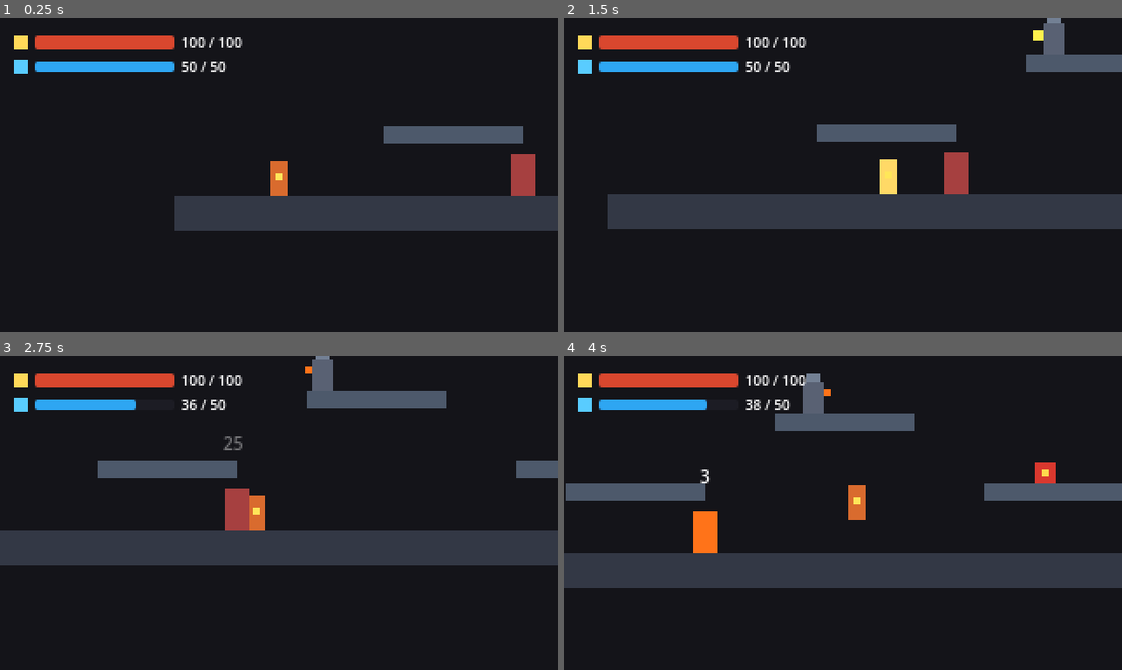
Above: before the commit, frames 1-4 (two rows, left to right).
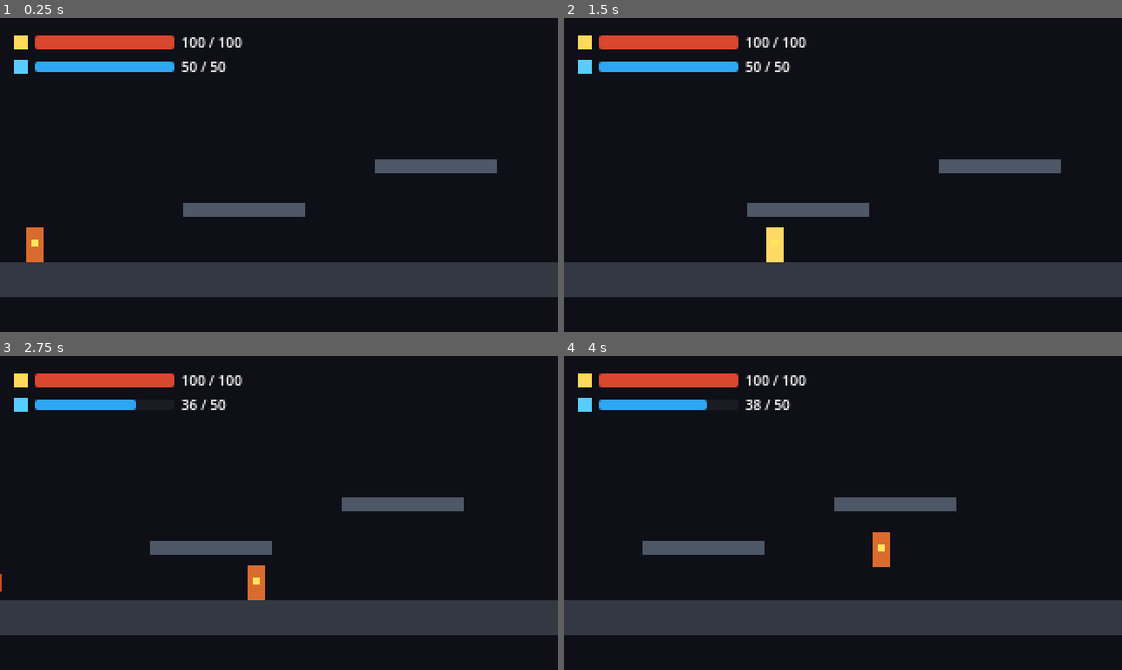
Above: after the commit, the same moments.

Repository: ParjanyaReddy/TheLastWick
Game: Godot game, scene res://scenes/systems/level_builder.tscn
Two runs of this game, one before a commit and one after it. Both use one fixed random seed, a clock stepped at 60 frames per second and the inputs below. Before the commit the project starts from res://scenes/test/test_level.tscn.
Inputs:
- Up to frame 1 (0.25 s): no input
- Up to frame 2 (1.5 s): tap Enter at 0.5 s; hold D (move_right) from 0.53 s (still down); tap J (attack) at 0.6 s; tap Space (jump) at 0.77 s; tap Shift (dash) at 1.35 s
- Up to frame 3 (2.75 s): tap Space (jump) at 1.52 s; release D (move_right) at 2.03 s; hold A (move_left) from 2.03 s (still down); tap K (spell) at 2.1 s
- Up to frame 4 (4 s): release A (move_left) at 2.78 s; hold D (move_right) from 2.78 s (still down); tap R at 2.85 s; tap Space (jump) at 3.02, 3.77 s; tap J (attack) at 3.6 s

The runs differ from the first frame. In frame 1, 22% of the frame differs, in the area x 0-100%, y 34-89%; in frame 2, 26%; in frame 3, 28%; in frame 4, 30%, in the area x 0-100%, y 5-89%.

Commit message:
M5: Chunks, Pickups, and Procedural Level Builder

Diff:
--- a/project.godot
+++ b/project.godot
@@ -11,7 +11,7 @@
 [application]
 
 config/name="The Last Wick"
-run/main_scene="res://scenes/test/test_level.tscn"
+run/main_scene="res://scenes/systems/level_builder.tscn"
 config/features=PackedStringArray("4.7", "GL Compatibility")
 
 [autoload]
--- /dev/null
+++ b/scenes/chunks/depth1/chunk_combat_1.tscn
@@ -0,0 +1,107 @@
+[gd_scene format=3]
+
+[ext_resource type="Script" path="res://scripts/systems/chunk.gd" id="1_chunk"]
+
+[sub_resource type="RectangleShape2D" id="RectangleShape2D_det"]
+size = Vector2(20, 140)
+
+[sub_resource type="RectangleShape2D" id="RectangleShape2D_floor"]
+size = Vector2(440, 20)
+
+[sub_resource type="RectangleShape2D" id="RectangleShape2D_plat"]
+size = Vector2(90, 8)
+
+[sub_resource type="RectangleShape2D" id="RectangleShape2D_gate"]
+size = Vector2(12, 60)
+
+[node name="ChunkCombat1" type="Node2D"]
+script = ExtResource("1_chunk")
+is_combat_chunk = true
+
+[node name="Entry" type="Marker2D" parent="."]
+position = Vector2(0, 140)
+
+[node name="Exit" type="Marker2D" parent="."]
+position = Vector2(440, 140)
+
+[node name="Bounds" type="Node2D" parent="."]
+
+[node name="TopLeft" type="Marker2D" parent="Bounds"]
+position = Vector2(0, -40)
+
+[node name="BottomRight" type="Marker2D" parent="Bounds"]
+position = Vector2(440, 180)
+
+[node name="PlayerDetector" type="Area2D" parent="."]
+collision_layer = 0
+collision_mask = 2
+
+[node name="CollisionShape2D" type="CollisionShape2D" parent="PlayerDetector"]
+position = Vector2(25, 90)
+shape = SubResource("RectangleShape2D_det")
+
+[node name="Floor" type="StaticBody2D" parent="."]
+position = Vector2(220, 150)
+collision_layer = 1
+collision_mask = 0
+
+[node name="CollisionShape2D" type="CollisionShape2D" parent="Floor"]
+shape = SubResource("RectangleShape2D_floor")
+
+[node name="ColorRect" type="ColorRect" parent="Floor"]
+offset_left = -220.0
+offset_top = -10.0
+offset_right = 220.0
+offset_bottom = 10.0
+color = Color(0.2, 0.22, 0.26, 1)
+
+[node name="Platform1" type="StaticBody2D" parent="."]
+position = Vector2(220, 95)
+collision_layer = 1
+collision_mask = 0
+
+[node name="CollisionShape2D" type="CollisionShape2D" parent="Platform1"]
+shape = SubResource("RectangleShape2D_plat")
+
+[node name="ColorRect" type="ColorRect" parent="Platform1"]
+offset_left = -45.0
+offset_top = -4.0
+offset_right = 45.0
+offset_bottom = 4.0
+color = Color(0.3, 0.34, 0.4, 1)
+
+[node name="LockedGate" type="StaticBody2D" parent="."]
+position = Vector2(425, 115)
+collision_layer = 1
+collision_mask = 2
+
+[node name="CollisionShape2D" type="CollisionShape2D" parent="LockedGate"]
+shape = SubResource("RectangleShape2D_gate")
+
+[node name="BarrierVisual" type="ColorRect" parent="LockedGate"]
+offset_left = -6.0
+offset_top = -30.0
+offset_right = 6.0
+offset_bottom = 30.0
+color = Color(0.9, 0.3, 0.2, 0.85)
+
+[node name="RewardSpawn" type="Marker2D" parent="."]
+position = Vector2(220, 130)
+
+[node name="Waves" type="Node2D" parent="."]
+
+[node name="Wave1" type="Node2D" parent="Waves"]
+
+[node name="EnemySpawn1" type="Marker2D" parent="Waves/Wave1"]
+position = Vector2(160, 134)
+
+[node name="EnemySpawn2" type="Marker2D" parent="Waves/Wave1"]
+position = Vector2(300, 134)
+
+[node name="Wave2" type="Node2D" parent="Waves"]
+
+[node name="EnemySpawn1" type="Marker2D" parent="Waves/Wave2"]
+position = Vector2(140, 134)
+
+[node name="SniperSpawn" type="Marker2D" parent="Waves/Wave2" groups=["sniper"]]
+position = Vector2(220, 80)
--- /dev/null
+++ b/scenes/chunks/depth1/chunk_intro.tscn
@@ -0,0 +1,94 @@
+[gd_scene format=3]
+
+[ext_resource type="Script" path="res://scripts/systems/chunk.gd" id="1_chunk"]
+
+[sub_resource type="RectangleShape2D" id="RectangleShape2D_det"]
+size = Vector2(20, 140)
+
+[sub_resource type="RectangleShape2D" id="RectangleShape2D_floor"]
+size = Vector2(380, 20)
+
+[sub_resource type="RectangleShape2D" id="RectangleShape2D_plat"]
+size = Vector2(70, 8)
+
+[node name="ChunkIntro" type="Node2D"]
+script = ExtResource("1_chunk")
+
+[node name="Entry" type="Marker2D" parent="."]
+position = Vector2(0, 140)
+
+[node name="Exit" type="Marker2D" parent="."]
+position = Vector2(380, 140)
+
+[node name="Bounds" type="Node2D" parent="."]
+
+[node name="TopLeft" type="Marker2D" parent="Bounds"]
+position = Vector2(0, -40)
+
+[node name="BottomRight" type="Marker2D" parent="Bounds"]
+position = Vector2(380, 180)
+
+[node name="PlayerDetector" type="Area2D" parent="."]
+collision_layer = 0
+collision_mask = 2
+
+[node name="CollisionShape2D" type="CollisionShape2D" parent="PlayerDetector"]
+position = Vector2(20, 90)
+shape = SubResource("RectangleShape2D_det")
+
+[node name="Floor" type="StaticBody2D" parent="."]
+position = Vector2(190, 150)
+collision_layer = 1
+collision_mask = 0
+
+[node name="CollisionShape2D" type="CollisionShape2D" parent="Floor"]
+shape = SubResource("RectangleShape2D_floor")
+
+[node name="ColorRect" type="ColorRect" parent="Floor"]
+offset_left = -190.0
+offset_top = -10.0
+offset_right = 190.0
+offset_bottom = 10.0
+color = Color(0.2, 0.22, 0.26, 1)
+
+[node name="Platform1" type="StaticBody2D" parent="."]
+position = Vector2(140, 110)
+collision_layer = 1
+collision_mask = 0
+
+[node name="CollisionShape2D" type="CollisionShape2D" parent="Platform1"]
+shape = SubResource("RectangleShape2D_plat")
+
+[node name="ColorRect" type="ColorRect" parent="Platform1"]
+offset_left = -35.0
+offset_top = -4.0
+offset_right = 35.0
+offset_bottom = 4.0
+color = Color(0.3, 0.34, 0.4, 1)
+
+[node name="Platform2" type="StaticBody2D" parent="."]
+position = Vector2(250, 85)
+collision_layer = 1
+collision_mask = 0
+
+[node name="CollisionShape2D" type="CollisionShape2D" parent="Platform2"]
+shape = SubResource("RectangleShape2D_plat")
+
+[node name="ColorRect" type="ColorRect" parent="Platform2"]
+offset_left = -35.0
+offset_top = -4.0
+offset_right = 35.0
+offset_bottom = 4.0
+color = Color(0.3, 0.34, 0.4, 1)
+
+[node name="LockedGate" type="StaticBody2D" parent="."]
+visible = false
+
+[node name="RewardSpawn" type="Marker2D" parent="."]
+position = Vector2(190, 130)
+
+[node name="Waves" type="Node2D" parent="."]
+
+[node name="Wave1" type="Node2D" parent="Waves"]
+
+[node name="Wave2" type="Node2D" parent="Waves"]
--- /dev/null
+++ b/scenes/chunks/depth1/chunk_platforming_1.tscn
@@ -0,0 +1,115 @@
+[gd_scene format=3]
+
+[ext_resource type="Script" path="res://scripts/systems/chunk.gd" id="1_chunk"]
+[ext_resource type="PackedScene" path="res://scenes/pickups/wax_pickup.tscn" id="2_wax_scene"]
+
+[sub_resource type="RectangleShape2D" id="RectangleShape2D_det"]
+size = Vector2(20, 140)
+
+[sub_resource type="RectangleShape2D" id="RectangleShape2D_floor_l"]
+size = Vector2(140, 20)
+
+[sub_resource type="RectangleShape2D" id="RectangleShape2D_floor_r"]
+size = Vector2(140, 20)
+
+[sub_resource type="RectangleShape2D" id="RectangleShape2D_stone"]
+size = Vector2(40, 8)
+
+[node name="ChunkPlatforming1" type="Node2D"]
+script = ExtResource("1_chunk")
+
+[node name="Entry" type="Marker2D" parent="."]
+position = Vector2(0, 140)
+
+[node name="Exit" type="Marker2D" parent="."]
+position = Vector2(400, 140)
+
+[node name="Bounds" type="Node2D" parent="."]
+
+[node name="TopLeft" type="Marker2D" parent="Bounds"]
+position = Vector2(0, -40)
+
+[node name="BottomRight" type="Marker2D" parent="Bounds"]
+position = Vector2(400, 180)
+
+[node name="PlayerDetector" type="Area2D" parent="."]
+collision_layer = 0
+collision_mask = 2
+
+[node name="CollisionShape2D" type="CollisionShape2D" parent="PlayerDetector"]
+position = Vector2(25, 90)
+shape = SubResource("RectangleShape2D_det")
+
+[node name="FloorLeft" type="StaticBody2D" parent="."]
+position = Vector2(70, 150)
+collision_layer = 1
+collision_mask = 0
+
+[node name="CollisionShape2D" type="CollisionShape2D" parent="FloorLeft"]
+shape = SubResource("RectangleShape2D_floor_l")
+
+[node name="ColorRect" type="ColorRect" parent="FloorLeft"]
+offset_left = -70.0
+offset_top = -10.0
+offset_right = 70.0
+offset_bottom = 10.0
+color = Color(0.2, 0.22, 0.26, 1)
+
+[node name="SteppingStone1" type="StaticBody2D" parent="."]
+position = Vector2(175, 115)
+collision_layer = 1
+collision_mask = 0
+
+[node name="CollisionShape2D" type="CollisionShape2D" parent="SteppingStone1"]
+shape = SubResource("RectangleShape2D_stone")
+
+[node name="ColorRect" type="ColorRect" parent="SteppingStone1"]
+offset_left = -20.0
+offset_top = -4.0
+offset_right = 20.0
+offset_bottom = 4.0
+color = Color(0.3, 0.34, 0.4, 1)
+
+[node name="SteppingStone2" type="StaticBody2D" parent="."]
+position = Vector2(225, 85)
+collision_layer = 1
+collision_mask = 0
+
+[node name="CollisionShape2D" type="CollisionShape2D" parent="SteppingStone2"]
+shape = SubResource("RectangleShape2D_stone")
+
+[node name="ColorRect" type="ColorRect" parent="SteppingStone2"]
+offset_left = -20.0
+offset_top = -4.0
+offset_right = 20.0
+offset_bottom = 4.0
+color = Color(0.3, 0.34, 0.4, 1)
+
+[node name="FloorRight" type="StaticBody2D" parent="."]
+position = Vector2(330, 150)
+collision_layer = 1
+collision_mask = 0
+
+[node name="CollisionShape2D" type="CollisionShape2D" parent="FloorRight"]
+shape = SubResource("RectangleShape2D_floor_r")
+
+[node name="ColorRect" type="ColorRect" parent="FloorRight"]
+offset_left = -70.0
+offset_top = -10.0
+offset_right = 70.0
+offset_bottom = 10.0
+color = Color(0.2, 0.22, 0.26, 1)
+
+[node name="LockedGate" type="StaticBody2D" parent="."]
+visible = false
+
+[node name="RewardSpawn" type="Marker2D" parent="."]
+
+[node name="WaxPickup" parent="." instance=ExtResource("2_wax_scene")]
+position = Vector2(225, 65)
+
+[node name="Waves" type="Node2D" parent="."]
+
+[node name="Wave1" type="Node2D" parent="Waves"]
+
+[node name="Wave2" type="Node2D" parent="Waves"]
--- /dev/null
+++ b/scenes/pickups/heart_wick_pickup.tscn
@@ -0,0 +1,30 @@
+[gd_scene format=3]
+
+[ext_resource type="Script" path="res://scripts/pickups/heart_wick_pickup.gd" id="1_heart"]
+
+[sub_resource type="CircleShape2D" id="CircleShape2D_pickup"]
+radius = 8.0
+
+[node name="HeartWickPickup" type="Area2D"]
+collision_layer = 32
+collision_mask = 2
+script = ExtResource("1_heart")
+
+[node name="CollisionShape2D" type="CollisionShape2D" parent="."]
+shape = SubResource("CircleShape2D_pickup")
+
+[node name="Visuals" type="Node2D" parent="."]
+
+[node name="FlameHeart" type="ColorRect" parent="Visuals"]
+offset_left = -4.0
+offset_top = -5.0
+offset_right = 4.0
+offset_bottom = 5.0
+color = Color(0.95, 0.25, 0.25, 0.95)
+
+[node name="Core" type="ColorRect" parent="Visuals"]
+offset_left = -2.0
+offset_top = -3.0
+offset_right = 2.0
+offset_bottom = 3.0
+color = Color(1, 0.85, 0.4, 1)
--- /dev/null
+++ b/scenes/pickups/wax_pickup.tscn
@@ -0,0 +1,30 @@
+[gd_scene format=3]
+
+[ext_resource type="Script" path="res://scripts/pickups/wax_pickup.gd" id="1_wax"]
+
+[sub_resource type="CircleShape2D" id="CircleShape2D_pickup"]
+radius = 8.0
+
+[node name="WaxPickup" type="Area2D"]
+collision_layer = 32
+collision_mask = 2
+script = ExtResource("1_wax")
+
+[node name="CollisionShape2D" type="CollisionShape2D" parent="."]
+shape = SubResource("CircleShape2D_pickup")
+
+[node name="Visuals" type="Node2D" parent="."]
+
+[node name="Glow" type="ColorRect" parent="Visuals"]
+offset_left = -4.0
+offset_top = -5.0
+offset_right = 4.0
+offset_bottom = 5.0
+color = Color(1, 0.85, 0.25, 0.9)
+
+[node name="Core" type="ColorRect" parent="Visuals"]
+offset_left = -2.0
+offset_top = -3.0
+offset_right = 2.0
+offset_bottom = 3.0
+color = Color(1, 1, 0.7, 1)
--- /dev/null
+++ b/scenes/systems/level_builder.tscn
@@ -0,0 +1,17 @@
+[gd_scene format=3]
+
+[ext_resource type="Script" path="res://scripts/systems/level_builder.gd" id="1_builder"]
+
+[node name="LevelBuilder" type="Node2D"]
+script = ExtResource("1_builder")
+
+[node name="ParallaxBackground" type="CanvasLayer" parent="."]
+layer = -1
+
+[node name="ColorRect" type="ColorRect" parent="ParallaxBackground"]
+anchors_preset = 15
+anchor_right = 1.0
+anchor_bottom = 1.0
+grow_horizontal = 2
+grow_vertical = 2
+color = Color(0.06, 0.06, 0.09, 1)
--- /dev/null
+++ b/scripts/pickups/heart_wick_pickup.gd
@@ -0,0 +1,20 @@
+extends Area2D
+
+@export var heal_amount: float = 30.0
+
+func _ready() -> void:
+	body_entered.connect(_on_body_entered)
+	var tween = create_tween().set_loops()
+	tween.tween_property($Visuals, "position:y", -3.0, 0.40).set_trans(Tween.TRANS_SINE)
+	tween.tween_property($Visuals, "position:y", 3.0, 0.40).set_trans(Tween.TRANS_SINE)
+
+func _on_body_entered(body: Node2D) -> void:
+	if body.is_in_group("player"):
+		var health = body.get_node_or_null("Health") as Health
+		if health and health.hp < health.max_hp:
+			health.heal(heal_amount)
+			set_deferred("monitoring", false)
+			var pop = create_tween()
+			pop.tween_property($Visuals, "scale", Vector2(1.5, 1.5), 0.10)
+			pop.parallel().tween_property(self, "modulate:a", 0.0, 0.10)
+			pop.tween_callback(queue_free)
--- /dev/null
+++ b/scripts/pickups/wax_pickup.gd
@@ -0,0 +1,21 @@
+extends Area2D
+
+@export var amount: int = 10
+
+func _ready() -> void:
+	body_entered.connect(_on_body_entered)
+	# Gentle floating bob animation
+	var tween = create_tween().set_loops()
+	tween.tween_property($Visuals, "position:y", -3.0, 0.45).set_trans(Tween.TRANS_SINE)
+	tween.tween_property($Visuals, "position:y", 3.0, 0.45).set_trans(Tween.TRANS_SINE)
+
+func _on_body_entered(body: Node2D) -> void:
+	if body.is_in_group("player"):
+		Game.wax += amount
+		Game.wax_changed.emit(Game.wax)
+		set_deferred("monitoring", false)
+		# Quick pickup pop
+		var pop = create_tween()
+		pop.tween_property($Visuals, "scale", Vector2(1.5, 1.5), 0.10)
+		pop.parallel().tween_property(self, "modulate:a", 0.0, 0.10)
+		pop.tween_callback(queue_free)
--- /dev/null
+++ b/scripts/systems/chunk.gd
@@ -0,0 +1,113 @@
+class_name Chunk extends Node2D
+
+signal cleared
+
+@export var is_combat_chunk: bool = false
+@export var threat_budget: int = 6
+
+@onready var entry_marker: Marker2D = $Entry
+@onready var exit_marker: Marker2D = $Exit
+@onready var bounds_top_left: Marker2D = $Bounds/TopLeft
+@onready var bounds_bottom_right: Marker2D = $Bounds/BottomRight
+@onready var player_detector: Area2D = $PlayerDetector
+@onready var locked_gate: StaticBody2D = $LockedGate
+@onready var reward_spawn: Marker2D = $RewardSpawn
+@onready var wave1_node: Node2D = $Waves/Wave1
+@onready var wave2_node: Node2D = $Waves/Wave2
+
+const WAX_PICKUP_SCENE = preload("res://scenes/pickups/wax_pickup.tscn")
+const HEART_PICKUP_SCENE = preload("res://scenes/pickups/heart_wick_pickup.tscn")
+const CINDERLING_SCENE = preload("res://scenes/enemies/cinderling.tscn")
+const ASH_HURLER_SCENE = preload("res://scenes/enemies/ash_hurler.tscn")
+
+var is_active := false
+var is_cleared := false
+var current_wave := 1
+var active_enemies: Array[Node] = []
+
+func _ready() -> void:
+	if locked_gate:
+		_set_gate_locked(false)
+	if player_detector:
+		player_detector.body_entered.connect(_on_player_entered)
+
+func _on_player_entered(body: Node2D) -> void:
+	if body.is_in_group("player") and not is_active and not is_cleared:
+		is_active = true
+		_update_camera_limits()
+		if is_combat_chunk:
+			_start_combat()
+		else:
+			is_cleared = true
+
+func _update_camera_limits() -> void:
+	var camera = get_viewport().get_camera_2d()
+	if camera and bounds_top_left and bounds_bottom_right:
+		camera.limit_left = int(bounds_top_left.global_position.x)
+		camera.limit_top = int(bounds_top_left.global_position.y)
+		camera.limit_right = int(bounds_bottom_right.global_position.x)
+		camera.limit_bottom = int(bounds_bottom_right.global_position.y)
+
+func _start_combat() -> void:
+	_set_gate_locked(true)
+	current_wave = 1
+	_spawn_wave(wave1_node)
+
+func _spawn_wave(wave_node: Node2D) -> void:
+	active_enemies.clear()
+	if not wave_node:
+		_finish_combat()
+		return
+
+	var markers = wave_node.get_children()
+	for marker in markers:
+		if marker is Marker2D:
+			# Alternate between Cinderling and Ash Hurler
+			var enemy_scene = ASH_HURLER_SCENE if marker.is_in_group("sniper") else CINDERLING_SCENE
+			var enemy = enemy_scene.instantiate() as CharacterBody2D
+			add_child(enemy)
+			enemy.global_position = marker.global_position
+			active_enemies.append(enemy)
+
+			var health = enemy.get_node_or_null("Health") as Health
+			if health:
+				health.died.connect(func(): _on_enemy_defeated(enemy))
+
+	if active_enemies.is_empty():
+		_on_wave_completed()
+
+func _on_enemy_defeated(enemy: Node) -> void:
+	active_enemies.erase(enemy)
+	if active_enemies.is_empty():
+		_on_wave_completed()
+
+func _on_wave_completed() -> void:
+	if current_wave == 1 and wave2_node and wave2_node.get_child_count() > 0:
+		current_wave = 2
+		# Short 0.6s breather before wave 2
+		await get_tree().create_timer(0.6).timeout
+		_spawn_wave(wave2_node)
+	else:
+		_finish_combat()
+
+func _finish_combat() -> void:
+	is_cleared = true
+	is_active = false
+	_set_gate_locked(false)
+	Events.room_cleared.emit()
+	cleared.emit()
+	_spawn_rewards()
+
+func _spawn_rewards() -> void:
+	if reward_spawn:
+		# Spawn Wax or Heart Wick
+		var reward = HEART_PICKUP_SCENE.instantiate() if randf() < 0.35 else WAX_PICKUP_SCENE.instantiate()
+		get_parent().add_child(reward)
+		reward.global_position = reward_spawn.global_position
+
+func _set_gate_locked(locked: bool) -> void:
+	if locked_gate:
+		locked_gate.visible = locked
+		var col = locked_gate.get_node_or_null("CollisionShape2D")
+		if col:
+			col.set_deferred("disabled", not locked)
--- /dev/null
+++ b/scripts/systems/level_builder.gd
@@ -0,0 +1,42 @@
+class_name LevelBuilder extends Node2D
+
+@export var chunk_scenes: Array[PackedScene] = [
+	preload("res://scenes/chunks/depth1/chunk_intro.tscn"),
+	preload("res://scenes/chunks/depth1/chunk_combat_1.tscn"),
+	preload("res://scenes/chunks/depth1/chunk_platforming_1.tscn"),
+	preload("res://scenes/chunks/depth1/chunk_combat_1.tscn")
+]
+
+const PLAYER_SCENE = preload("res://scenes/player/player.tscn")
+const HUD_SCENE = preload("res://scenes/ui/hud.tscn")
+
+var spawned_chunks: Array[Node2D] = []
+var player_instance: CharacterBody2D = null
+
+func _ready() -> void:
+	var hud = HUD_SCENE.instantiate()
+	add_child(hud)
+	build_level()
+
+func build_level() -> void:
+	var cursor_x: float = 0.0
+
+	for scene in chunk_scenes:
+		var chunk = scene.instantiate() as Node2D
+		add_child(chunk)
+		spawned_chunks.append(chunk)
+
+		var entry: Marker2D = chunk.get_node("Entry")
+		var exit: Marker2D = chunk.get_node("Exit")
+
+		# Align chunk so its Entry sits precisely at cursor_x
+		chunk.position = Vector2(cursor_x - entry.position.x, 0.0)
+		cursor_x = chunk.position.x + exit.position.x
+
+	# Spawn Player at entry of first chunk
+	if not spawned_chunks.is_empty():
+		var first_chunk = spawned_chunks[0]
+		var entry_marker = first_chunk.get_node("Entry")
+		player_instance = PLAYER_SCENE.instantiate() as CharacterBody2D
+		add_child(player_instance)
+		player_instance.global_position = entry_marker.global_position + Vector2(20.0, -10.0)
Not shown, added: scripts/enemies/ash_hurler.gd.uid
Not shown, added: scripts/enemies/projectiles/ash_coal.gd.uid
Not shown, changed: memory.md
